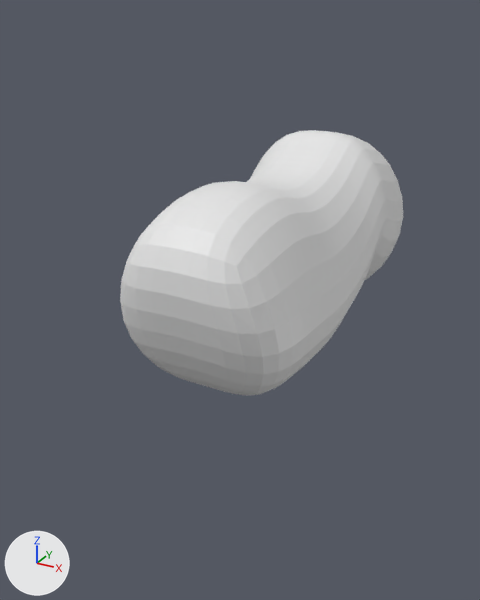
One commit to the Blender file development/graphics/creatures/horse/horse.blend: the scene before it, then after it.
Before and after are seen from a 50 mm lens placed at (2.77, -5.9, 5.08), pointed at (-0.18, -0.54, 2.4). Lighting does not change. The marker at lower left points along +X, +Y and +Z.
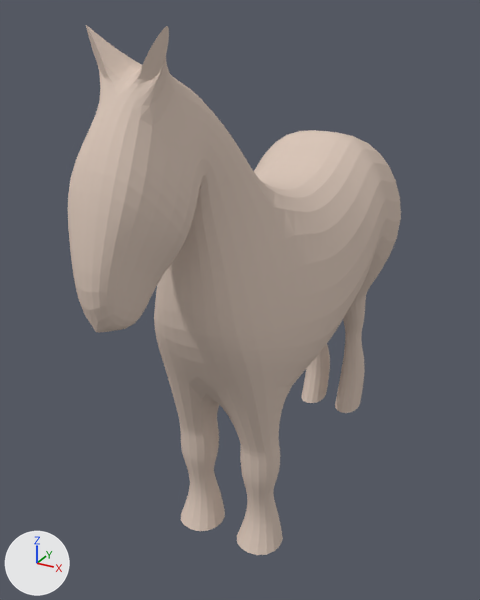
The edits, one by one:
Material 'horseBase' (mat_horsebase) is new.
Its base color is (0.693, 0.564, 0.482) (light grey #d9c6b8).
me_cube is used by ob_cube; location (0.0, 0.0, 2.68); scale (0.508, 1.0, 0.811).
me_cube had 42 vertices, 32 faces and spanned x 0.0..1.93, y -2.11..2.18, z -1.2..1.49.
me_cube now has 122 vertices, 105 faces and spans x 0.0..1.93, y -3.01..2.24, z -3.3..2.86.
Part 1, on me_cube:
1 face is deleted.
4 vertices move from x 0.0..1.93, y 2.1..2.18, z -1.0..0.12 to x 0.0..1.93, y 1.9..2.0, z -1.0..0.12.
24 vertices are added at x 0.16..0.84, y 1.38..2.24, z -3.29..-1.11.
25 new faces join them.
Part 2, on me_cube:
2 faces are deleted.
8 vertices move from x 0.0..1.93, y -2.11..-1.0, z -1.1..1.36 to x 0.0..1.68, y -1.83..-0.86, z -1.14..1.36.
56 vertices are added at x 0.0..1.19, y -3.01..-0.81, z -3.3..2.86.
51 new faces join them.
me_cube part 3: 29 faces spanning x 0.0..1.93, y -1.93..2.0, z -1.2..1.49 switch from no material to mat_horsebase (light grey #d9c6b8).

Location of each change, [x1, y1, x2, y2] in pixels of the pictures (480 x 600 px):
'Cube', reshaped (18% wider, 99% taller)
    before: [120, 130, 403, 396]
    after: [68, 25, 401, 555]
part 1 of me_cube, built on
    before: [365, 150, 403, 280]
    after: [301, 150, 401, 413]
part 2 of me_cube, built on
    before: [134, 186, 281, 396]
    after: [68, 25, 292, 555]
part 3 of me_cube, recoloured
    before: [120, 130, 395, 395]
    after: [154, 130, 394, 393]
